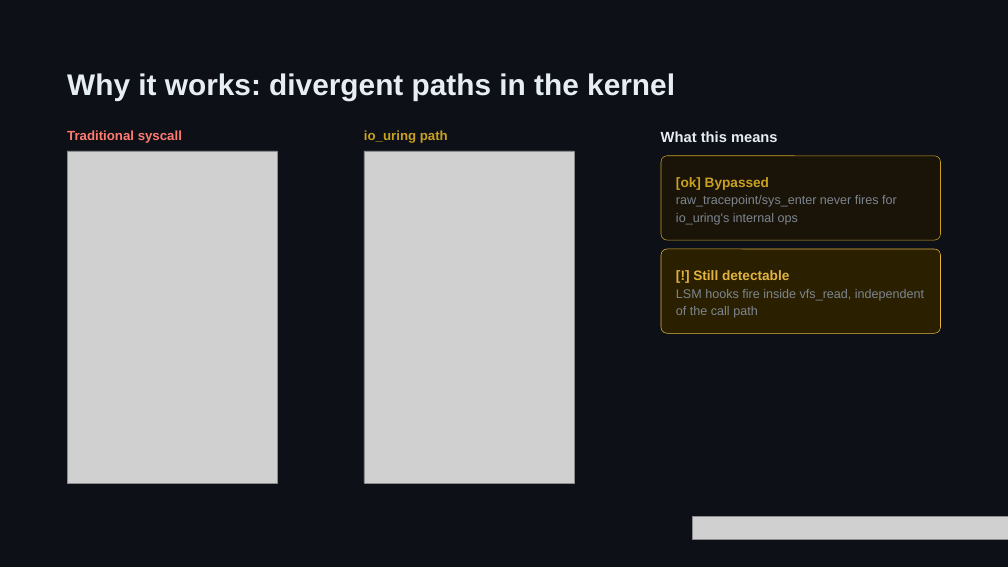
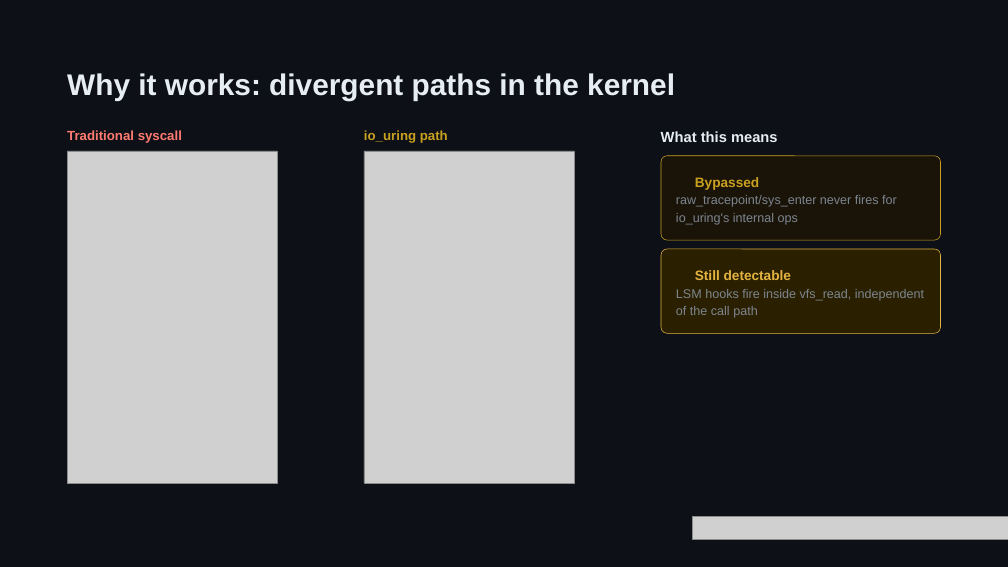
Before and after one commit to maycon/I-OWN-URING, a slide deck: slide 12 of talk/What EDRs Don't See - Syscall-less Shellcode via io_uring.pptx. Drawn at 1008x567 pixels with LibreOffice and Linux fonts; fonts in the diff are those of the drawing; grey boxes stand for pictures; background and template pictures are left out. Boxes give left, top, right and bottom in pixels: in the first picture for what was removed or moved away, otherwise in the second. Text is boxed around its words. In the diff, an @@ line names an element or a change of style, - is before the commit and + after.

Commit message:
talk: replace S12's [ok]/[!] text prefixes with FontAwesome icons
The '[ok] Bypassed' / '[!] Still detectable' labels carried literal
bracket-text as icon stand-ins. Swapped for Font Awesome Free 6 solid
glyphs rasterized at 512px into the slide's own palette: circle-check
in #C9A020 for Bypassed, triangle-exclamation in #E3B341 for Still
detectable. Icons sit 0.17in square, vertically centered on the 13pt
label line; labels shifted right (icon + 0.08in gap) with the prefixes
removed. Media added as image-12-4/5.png with matching rels.

FA Free icons are CC BY 4.0 (fontawesome.com/license/free).
Pixel-verified in the re-render: gold ink at both icon slots, labels
clean, no old prefixes.

```diff
--- a/talk/What EDRs Don't See - Syscall-less Shellcode via io_uring.pptx
+++ b/talk/What EDRs Don't See - Syscall-less Shellcode via io_uring.pptx
@@ text at <box>695,177,759,190</box>: text changed @@
-[ok] Bypassed
+Bypassed
@@ text at <box>695,270,791,280</box>: text changed @@
-[!] Still detectable
+Still detectable
```
